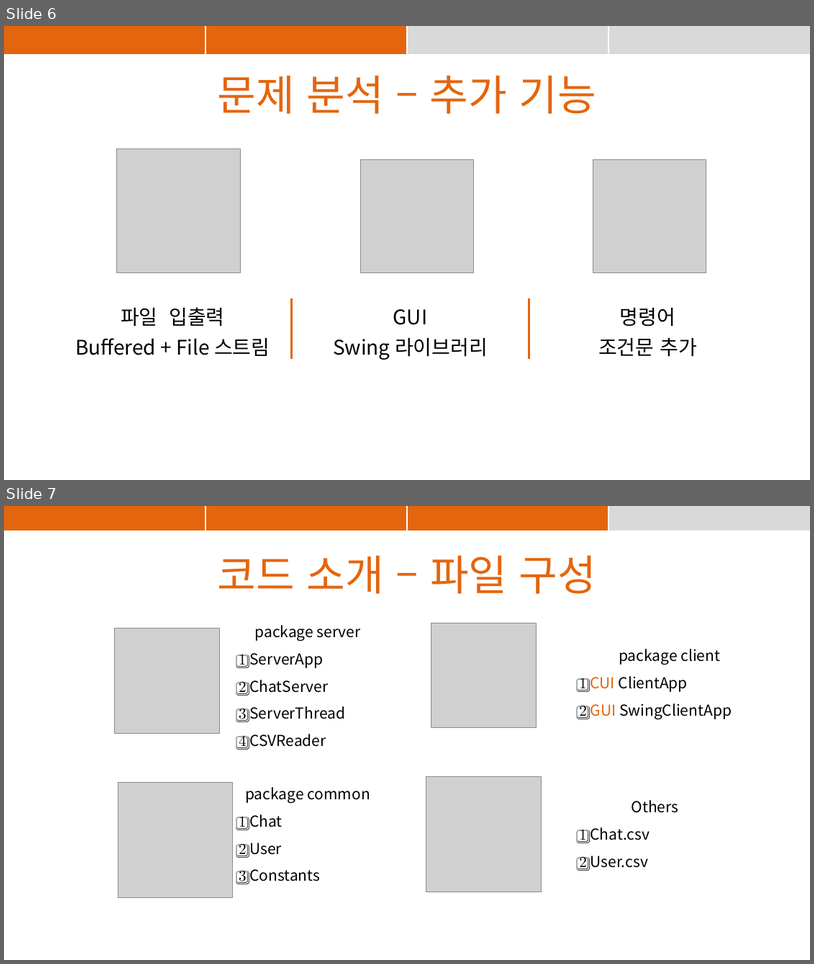
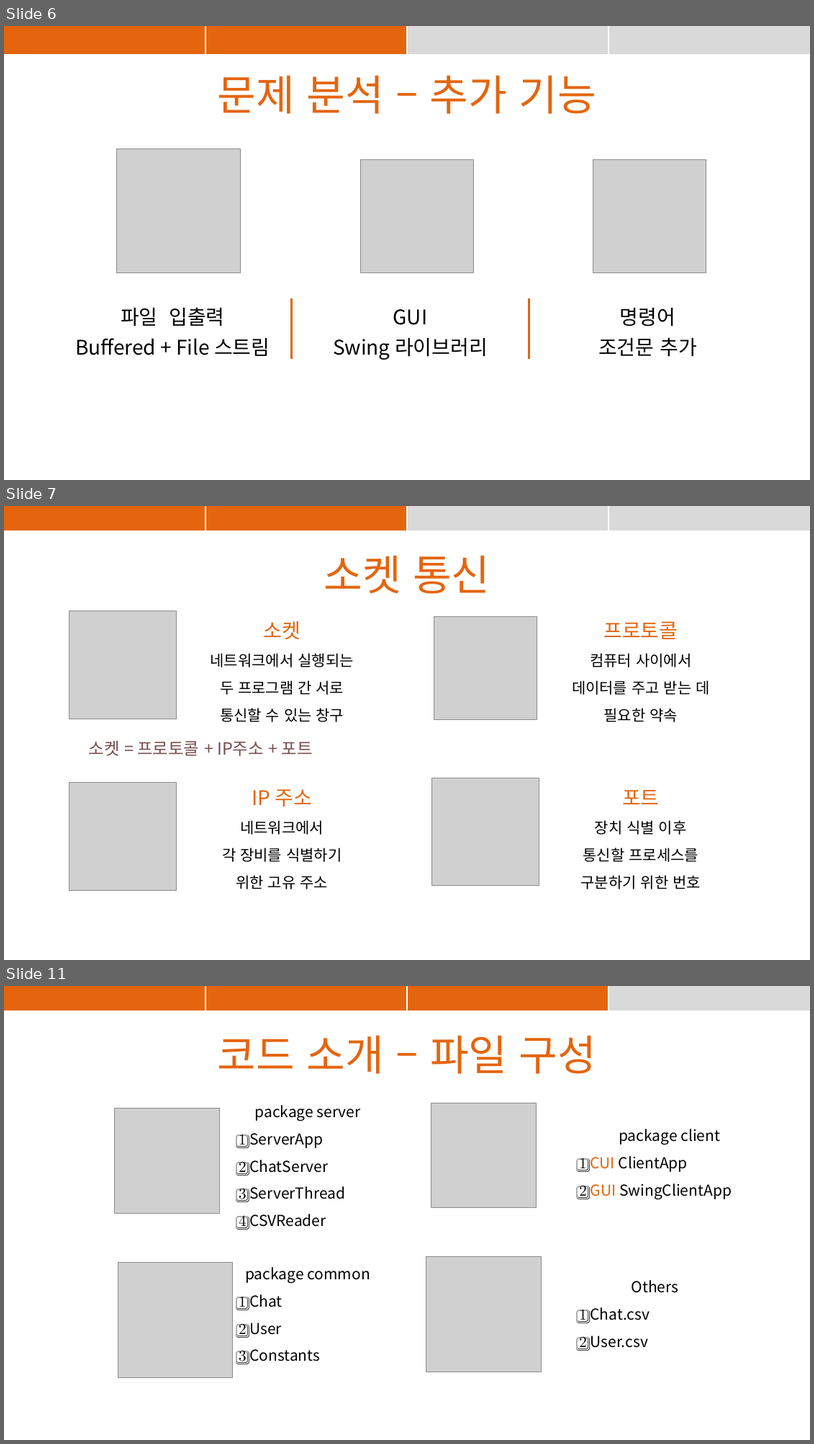
Before and after one commit to suyons/strangechat, a slide deck: StrangeChat_PPT.pptx. Shown one above the other, each under a label of ours: slides 6 and 7 before the commit, slides 6, 7 and 11 after it; the slides between them are not shown. The pictures are 814x964 and 814x1444 pixels, drawn with LibreOffice and Linux fonts; fonts in the diff are those of the drawing; grey boxes stand for pictures. Boxes give left, top, right and bottom in pixels: in the first picture for what was removed or moved away, otherwise in the second. Text is boxed around its words. In the diff, an @@ line names an element or a change of style, - is before the commit and + after.

```diff
--- a/StrangeChat_PPT.pptx
+++ b/StrangeChat_PPT.pptx
@@ slide 7 added at box(4, 506, 810, 960), background #FFFFFF @@
@@ table added at box(4, 506, 810, 530), 1 rows, 4 columns @@
+ |  |  | 
@@ text added at box(324, 555, 490, 594), 50 pt, text #E4650E @@
+소켓 통신
@@ picture added at box(70, 611, 177, 719) @@
@@ text added at box(211, 621, 353, 722), 18 pt, text #000000 @@
+소켓
+네트워크에서 실행되는
+두 프로그램 간 서로
+통신할 수 있는 창구
@@ picture added at box(434, 616, 538, 720) @@
@@ text added at box(572, 621, 710, 722), 18 pt, text #000000 @@
+프로토콜
+컴퓨터 사이에서
+데이터를 주고 받는 데
+필요한 약속
@@ text added at box(89, 740, 313, 756), 20 pt, text #764E4E @@
+소켓 = 프로토콜 + IP주소 + 포트
@@ picture added at box(70, 782, 177, 890) @@
@@ picture added at box(432, 777, 540, 885) @@
@@ text added at box(222, 789, 342, 889), 18 pt, text #000000 @@
+IP 주소
+네트워크에서
+각 장비를 식별하기
+위한 고유 주소
@@ text added at box(581, 790, 701, 889), 18 pt, text #000000 @@
+포트
+장치 식별 이후
+통신할 프로세스를
+구분하기 위한 번호
@@ what was slide 7 is now slide 11 @@
```
Also in this commit, not shown: 35 other slides added, 1 other file.
